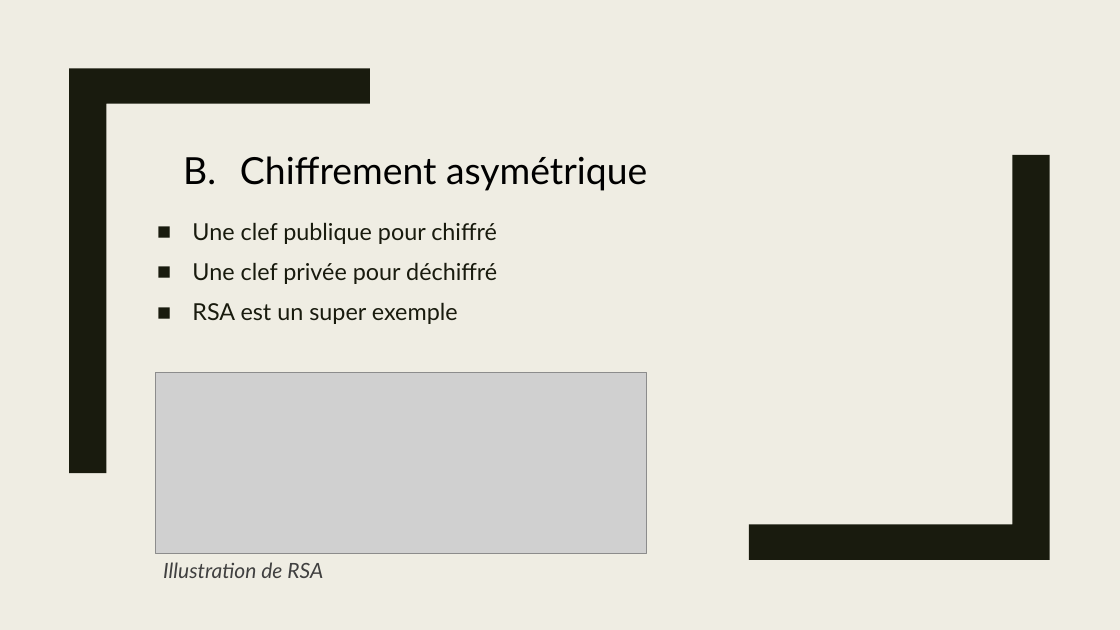
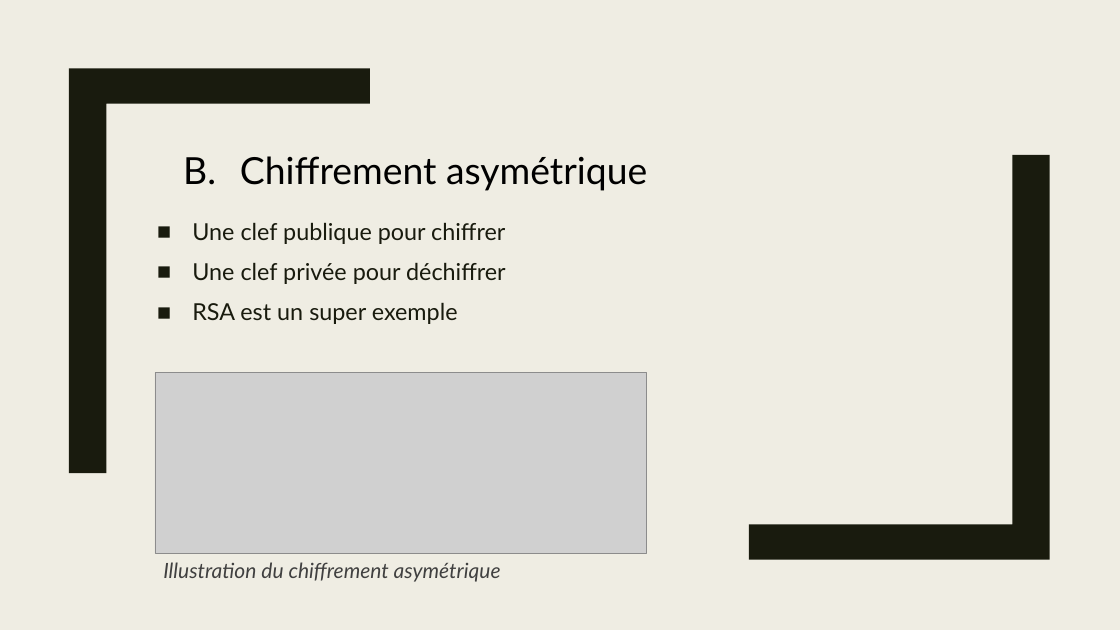
Before and after one commit to Chaman-veteran/wocsa_crypto, a slide deck: slide 8 of presentation.pptx. Drawn at 1120x630 pixels with LibreOffice and Linux fonts; fonts in the diff are those of the drawing; grey boxes stand for pictures. Boxes give left, top, right and bottom in pixels: in the first picture for what was removed or moved away, otherwise in the second. Text is boxed around its words. In the diff, an @@ line names an element or a change of style, - is before the commit and + after.

```diff
--- a/presentation.pptx
+++ b/presentation.pptx
@@ text at box(192, 222, 506, 284): text changed @@
-■ Une clef publique pour chiffré
-■ Une clef privée pour déchiffré
+■ Une clef publique pour chiffrer
+■ Une clef privée pour déchiffrer
@@ text removed at box(163, 562, 323, 578) @@
-Illustration de RSA
@@ text added at box(163, 562, 501, 582), 18 pt, text #404040, italic @@
+Illustration du chiffrement asymétrique
```
Also in this commit, not shown: 9 other slides changed.
